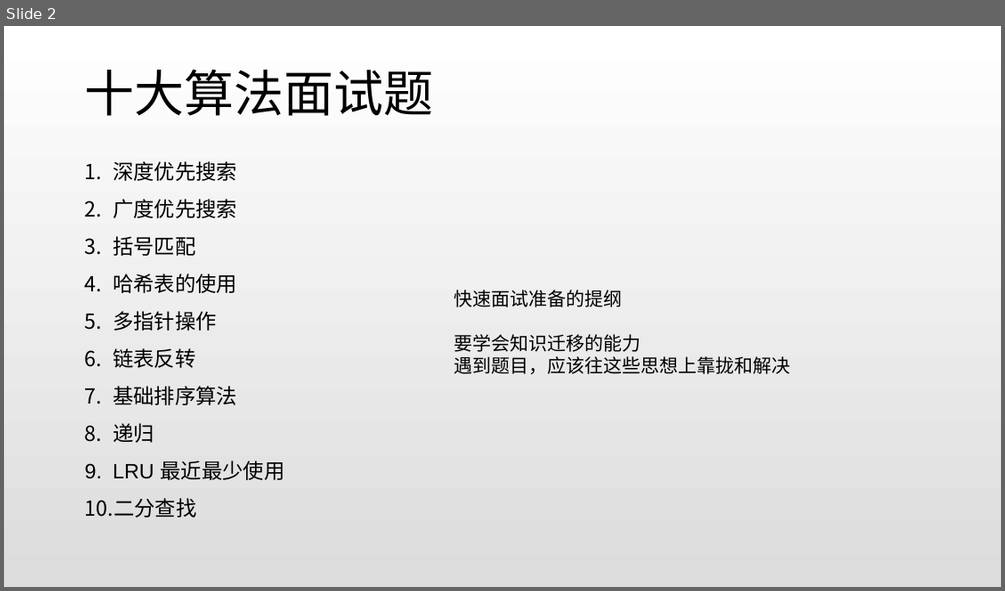
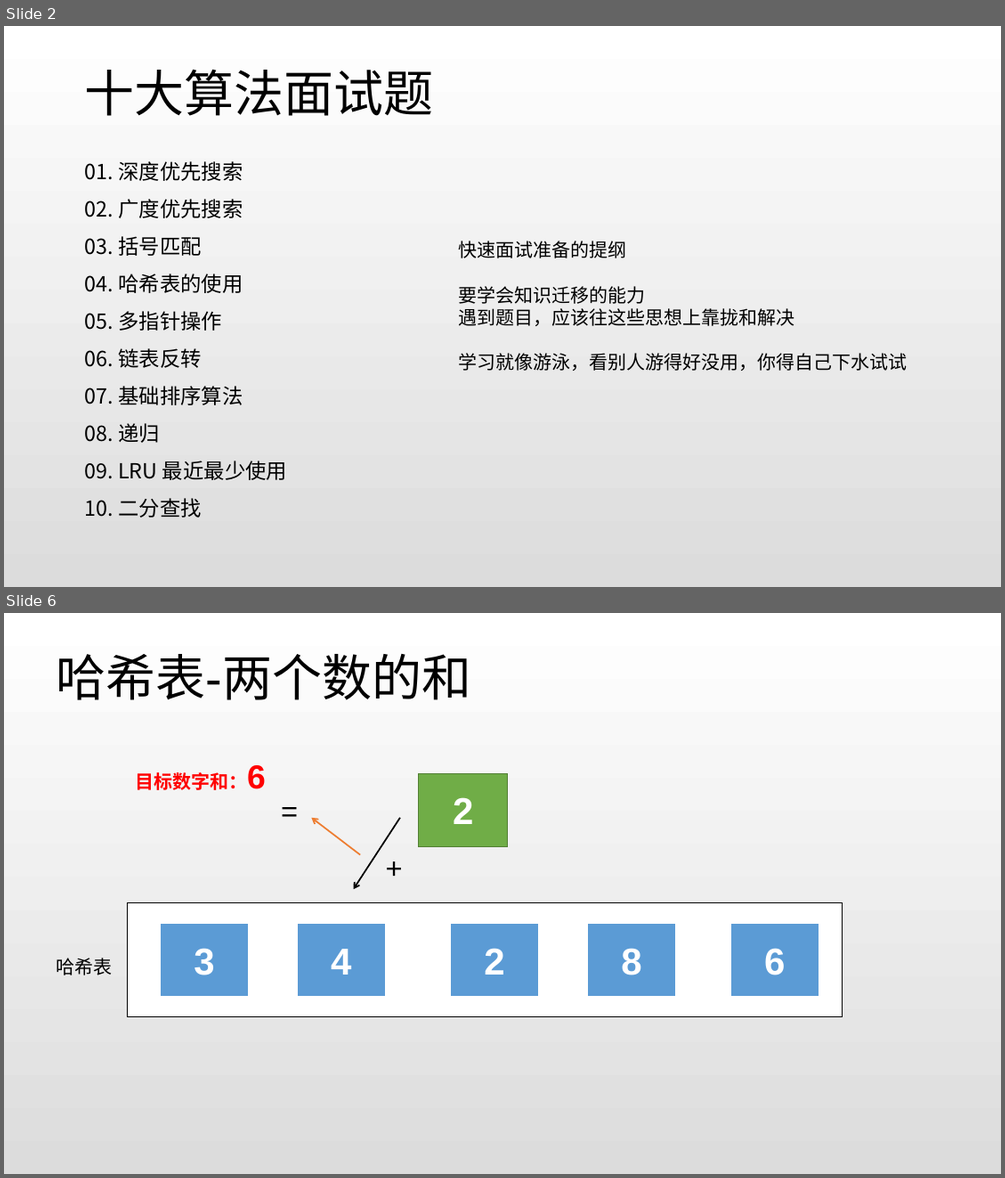
Before and after one commit to peiss/ant-learn-algorithm, a slide deck: 互联网公司十大算法面试题.pptx. Shown one above the other, each under a label of ours: slide 2 before the commit, slides 2 and 6 after it; the slides between them are not shown. The pictures are 1005x591 and 1005x1178 pixels, drawn with LibreOffice and Linux fonts; fonts in the diff are those of the drawing. Boxes give left, top, right and bottom in pixels: in the first picture for what was removed or moved away, otherwise in the second. Text is boxed around its words. In the diff, an @@ line names an element or a change of style, - is before the commit and + after.

```diff
--- a/互联网公司十大算法面试题.pptx
+++ b/互联网公司十大算法面试题.pptx
@@ slide 6 added at [4, 613, 1001, 1174], background gradient #FFFFFF to #DCDCDC @@
@@ text added at [57, 654, 472, 700], 48 pt, text #000000 @@
+哈希表-两个数的和
@@ text added at [135, 765, 266, 790], 18 pt, text #FF0000, bold @@
+目标数字和：6
@@ text added at [273, 788, 306, 831], 28 pt, text #000000 @@
+=
@@ rectangle added at [419, 773, 508, 846], fill #70AD47, outline #538035 1 pt, 36 pt, text #FFFFFF, bold @@
+2
@@ arrow added from (360, 854) to (311, 818), #ED7D31 1.5 pt @@
@@ arrow added from (400, 818) to (353, 889), #000000 1.5 pt @@
@@ text added at [378, 846, 410, 889], 28 pt, text #000000 @@
++
@@ rectangle added at [128, 903, 841, 1017], fill #FFFFFF, outline #000000 1 pt @@
@@ rectangle added at [161, 924, 250, 997], fill #5B9BD5, outline #FFFFFF 1.5 pt, 36 pt, text #FFFFFF, bold @@
+3
@@ rectangle added at [297, 924, 386, 997], fill #5B9BD5, outline #FFFFFF 1.5 pt, 36 pt, text #FFFFFF, bold @@
+4
@@ rectangle added at [451, 924, 540, 997], fill #5B9BD5, outline #FFFFFF 1.5 pt, 36 pt, text #FFFFFF, bold @@
+2
@@ rectangle added at [587, 924, 676, 997], fill #5B9BD5, outline #FFFFFF 1.5 pt, 36 pt, text #FFFFFF, bold @@
+8
@@ rectangle added at [730, 924, 819, 997], fill #5B9BD5, outline #FFFFFF 1.5 pt, 36 pt, text #FFFFFF, bold @@
+6
@@ text added at [56, 957, 112, 975], 18 pt, text #000000 @@
+哈希表
@@ slide 2 changed as well @@
@@ text at [85, 161, 287, 517]: text changed; font Arial to Noto Sans CJK SC @@
-1. 深度优先搜索
-2. 广度优先搜索
-3. 括号匹配
-4. 哈希表的使用
-5. 多指针操作
-6. 链表反转
-7. 基础排序算法
-8. 递归
-9. LRU 最近最少使用
-10. 二分查找
+01. 深度优先搜索
+02. 广度优先搜索
+03. 括号匹配
+04. 哈希表的使用
+05. 多指针操作
+06. 链表反转
+07. 基础排序算法
+08. 递归
+09. LRU 最近最少使用
+10. 二分查找
@@ text "快速面试准备的提纲": place and size @@
-text "快速面试准备的提纲" at [454, 289, 791, 374]
+text "快速面试准备的提纲" at [458, 240, 906, 370]
@@ text at [458, 353, 906, 370]: paragraph added @@
+学习就像游泳，看别人游得好没用，你得自己下水试试
```
Also in this commit, not shown: 1 other slide changed, 3 other slides added, 1 slide removed, 22 other files.
